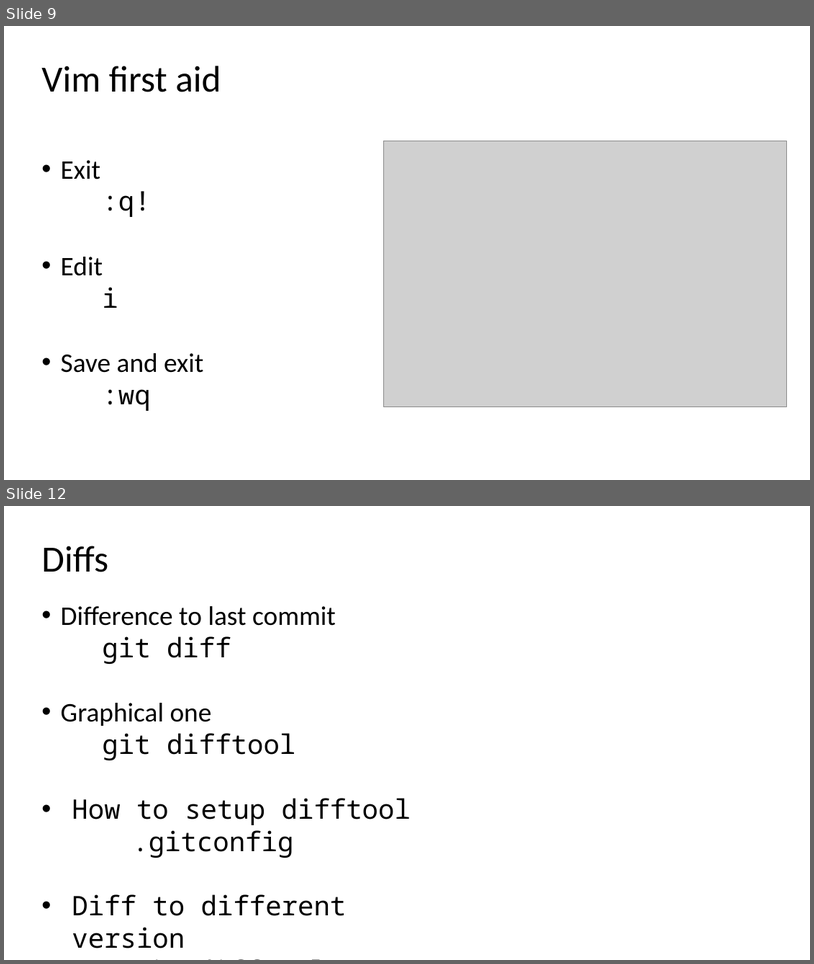
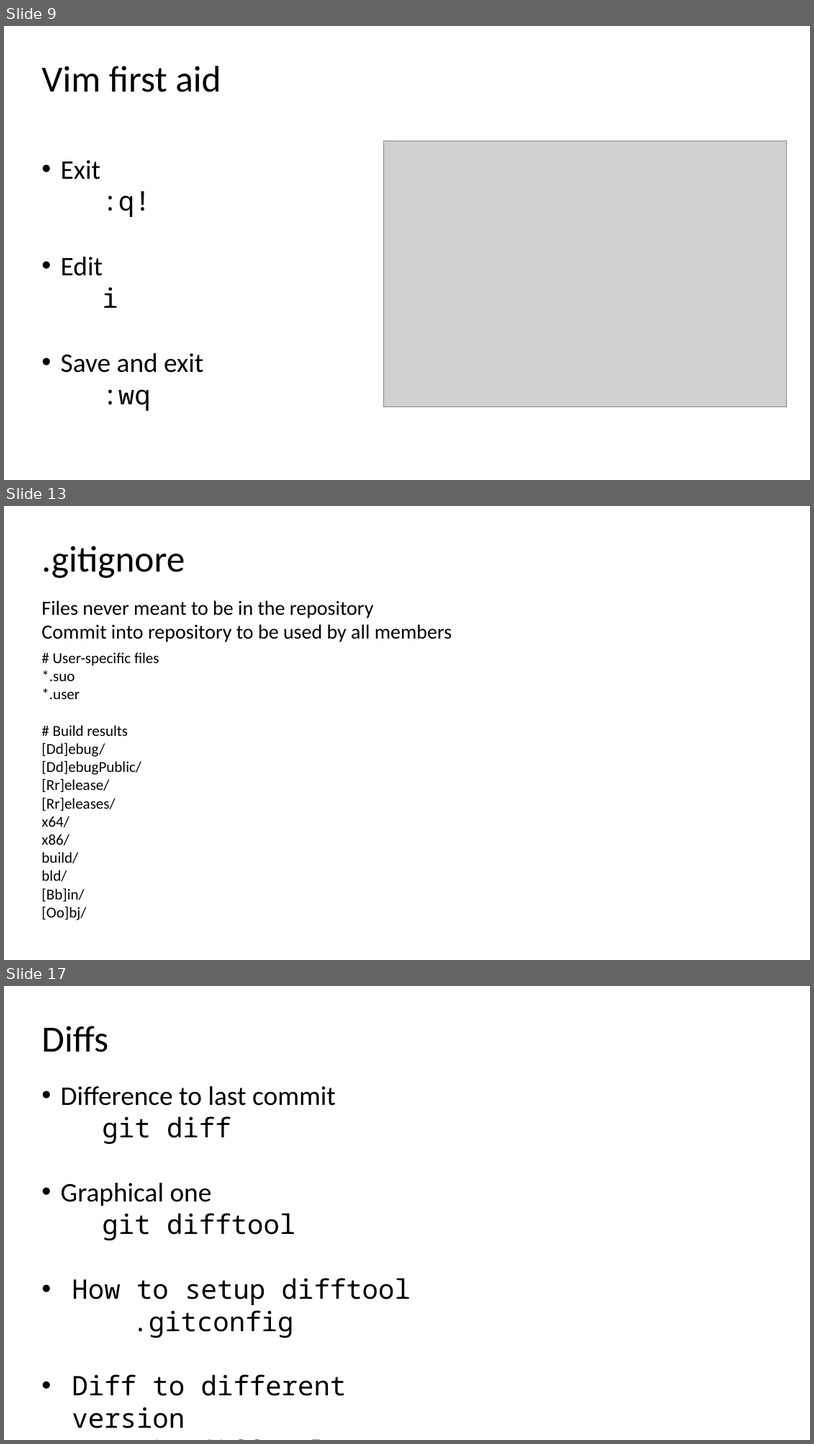
Before and after one commit to ogvolkov/git-101, a slide deck: git101.pptx. Shown one above the other, each under a label of ours: slides 9 and 12 before the commit, slides 9, 13 and 17 after it; the slides between them are not shown. The pictures are 814x964 and 814x1444 pixels, drawn with LibreOffice and Linux fonts; fonts in the diff are those of the drawing; grey boxes stand for pictures. Boxes give left, top, right and bottom in pixels: in the first picture for what was removed or moved away, otherwise in the second. Text is boxed around its words. In the diff, an @@ line names an element or a change of style, - is before the commit and + after.

```diff
--- a/git101.pptx
+++ b/git101.pptx
@@ slide 13 added at (4, 506, 810, 960), background #FFFFFF @@
@@ text added at (41, 546, 185, 578), 44 pt, text #000000 @@
+.gitignore
@@ text added at (41, 600, 453, 642), 24 pt, text #000000 @@
+Files never meant to be in the repository
+Commit into repository to be used by all members
@@ text added at (41, 652, 160, 920), 18 pt, text #000000 @@
+# User-specific files
+*.suo
+*.user
+# Build results
+[Dd]ebug/
+[Dd]ebugPublic/
+[Rr]elease/
+[Rr]eleases/
+x64/
+x86/
+build/
+bld/
+[Bb]in/
+[Oo]bj/
@@ what was slide 12 is now slide 17 @@
```
Also in this commit, not shown: 3 slides changed, 4 other slides added.
